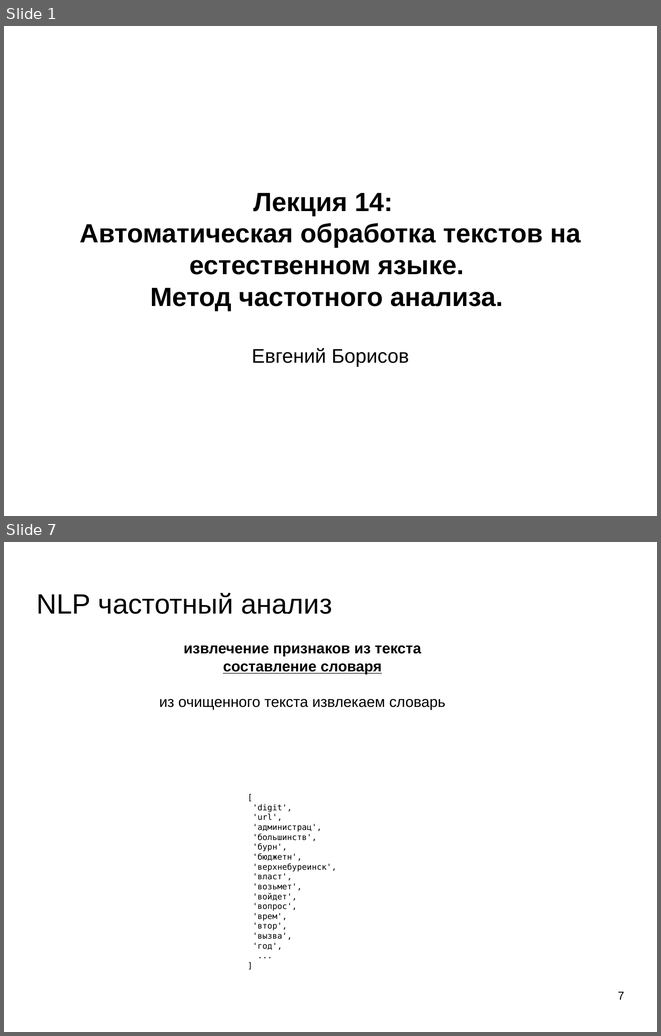
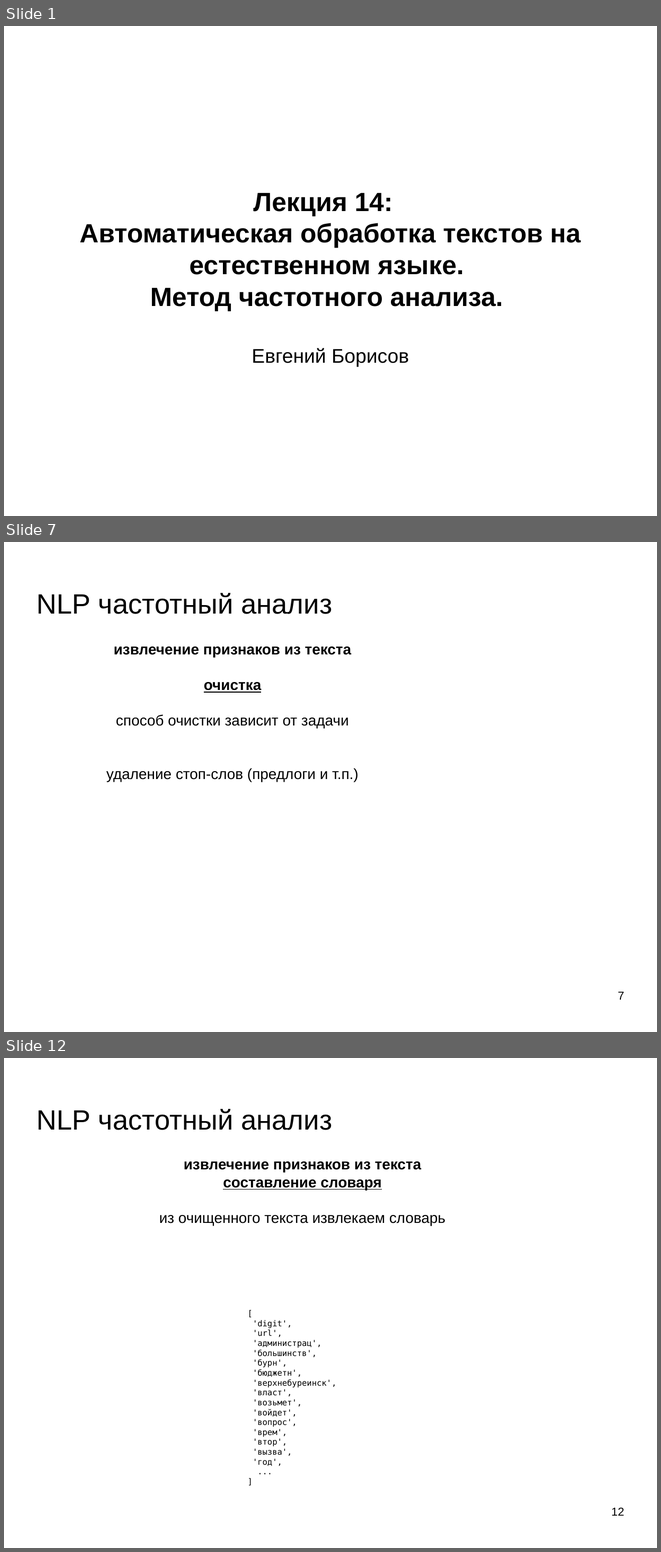
Before and after one commit to mechanoid5/ml_lectorium_legacy, a slide deck: 13-text-proc.odp. Shown one above the other, each under a label of ours: slides 1 and 7 before the commit, slides 1, 7 and 12 after it; the slides between them are not shown. The pictures are 661x1036 and 661x1552 pixels, drawn with LibreOffice and Linux fonts; fonts in the diff are those of the drawing; background and template pictures are left out. Boxes give left, top, right and bottom in pixels: in the first picture for what was removed or moved away, otherwise in the second. Text is boxed around its words. In the diff, an @@ line names an element or a change of style, - is before the commit and + after.

```diff
--- a/13-text-proc.odp
+++ b/13-text-proc.odp
@@ slide 7 added at (4,542,657,1032), background picture (left out) @@
@@ title added at (37,593,332,614), 33.9 pt, text #000000 @@
+NLP частотный анализ
@@ text added at (106,646,359,782), 18 pt, text #000000 @@
+извлечение признаков из текста
+очистка
+способ очистки зависит от задачи
+удаление стоп-слов (предлоги и т.п.)
@@ page number added at (618,991,624,999), 14 pt, text #000000 @@
+7
@@ what was slide 7 is now slide 12 @@
@@ page number at (611,1507,624,1515): text changed @@
-7
+12
```
Also in this commit, not shown: 7 slides changed, 4 other slides added, 2 other files.
